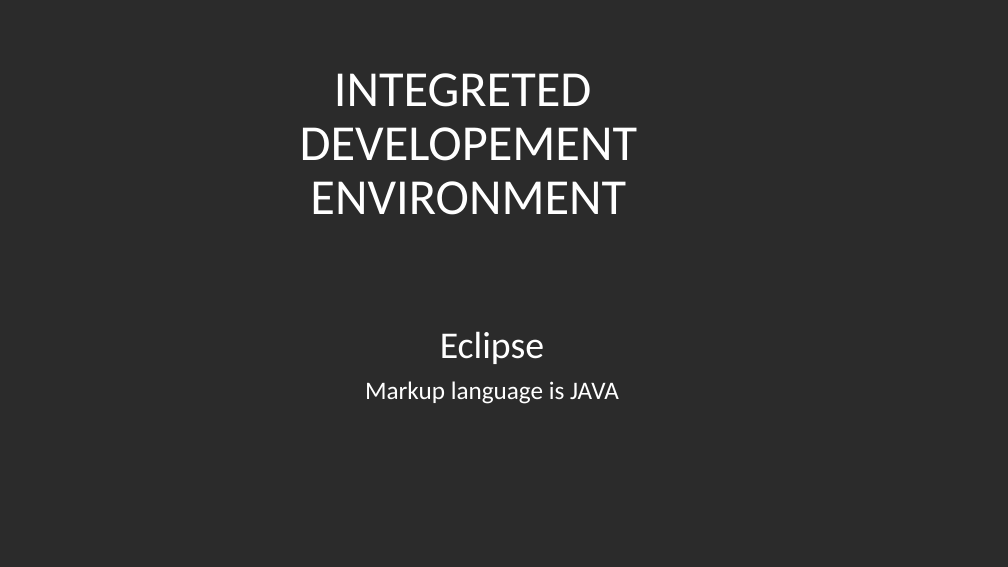
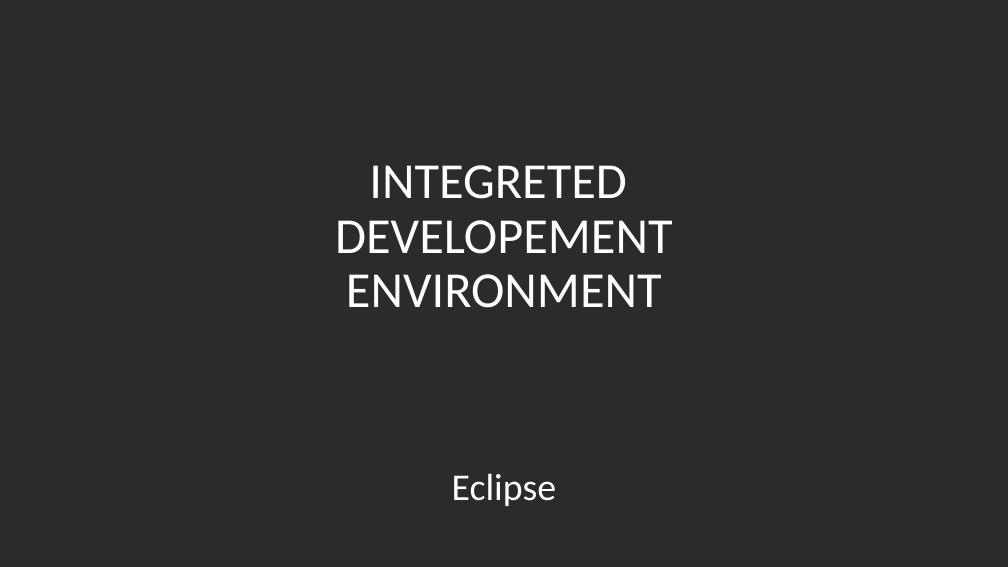
Before and after one commit to SylvainTorrenti/DWWM_2005, a slide deck: slide 1 of Anglais/Eclipse.pptx. Drawn at 1008x567 pixels with LibreOffice and Linux fonts; fonts in the diff are those of the drawing; background and template pictures are left out; a plain dark background stands for a picture behind light text. Boxes give left, top, right and bottom in pixels: in the first picture for what was removed or moved away, otherwise in the second. Text is boxed around its words. In the diff, an @@ line names an element or a change of style, - is before the commit and + after.

```diff
--- a/Anglais/Eclipse.pptx
+++ b/Anglais/Eclipse.pptx
@@ title "INTEGRETED DEVELOPEMENT ENVIRONMENT": place and size @@
-title "INTEGRETED DEVELOPEMENT ENVIRONMENT" at <box>300,73,637,215</box>
+title "INTEGRETED DEVELOPEMENT ENVIRONMENT" at <box>335,165,672,308</box>
@@ subtitle at <box>365,381,619,404</box>: paragraph removed @@
-Markup language is JAVA
@@ subtitle "Eclipse": place and size @@
-subtitle "Eclipse" at <box>365,331,619,404</box>
+subtitle "Eclipse" at <box>452,473,556,506</box>
```
Also in this commit, not shown: 3 other slides changed, 30 other files.
